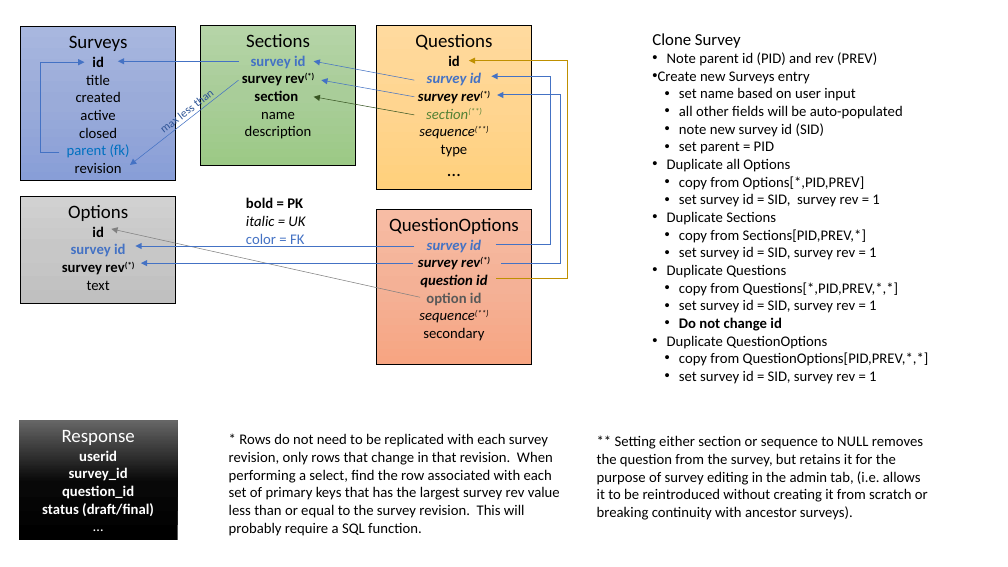
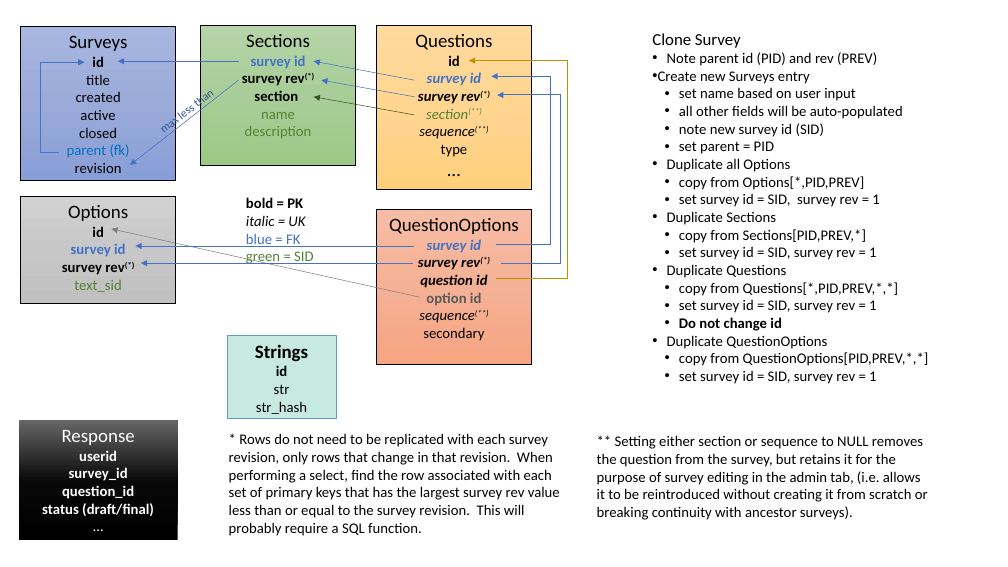
Before and after one commit to mikemayer67/tlc-ttsurvey, a slide deck: slide 2 of SurveyTables.pptx. Drawn at 1008x567 pixels with LibreOffice and Linux fonts; fonts in the diff are those of the drawing. Boxes give left, top, right and bottom in pixels: in the first picture for what was removed or moved away, otherwise in the second. Text is boxed around its words. In the diff, an @@ line names an element or a change of style, - is before the commit and + after.

Commit message:
select queries now use StringIDs

```diff
--- a/SurveyTables.pptx
+++ b/SurveyTables.pptx
@@ text in rectangle at <box>245,112,312,138</box>: text colour #000000 to #548235 in "name", "description" @@
@@ text at <box>246,233,313,266</box>: text changed; text colour #4472C4 to #548235 @@
-color = FK
+blue = FK
+green = SID
@@ text in rectangle at <box>74,280,121,292</box>: text changed; text colour #000000 to #548235 @@
-text
+text_sid
@@ rectangle added at <box>227,336,336,418</box>, fill #C7E9DF, outline #5B9BD5 0.5 pt, 14 pt, text #000000 @@
+Strings
+id
+str
+str_hash
```
Also in this commit, not shown: 1 other slide changed, 3 other files.
